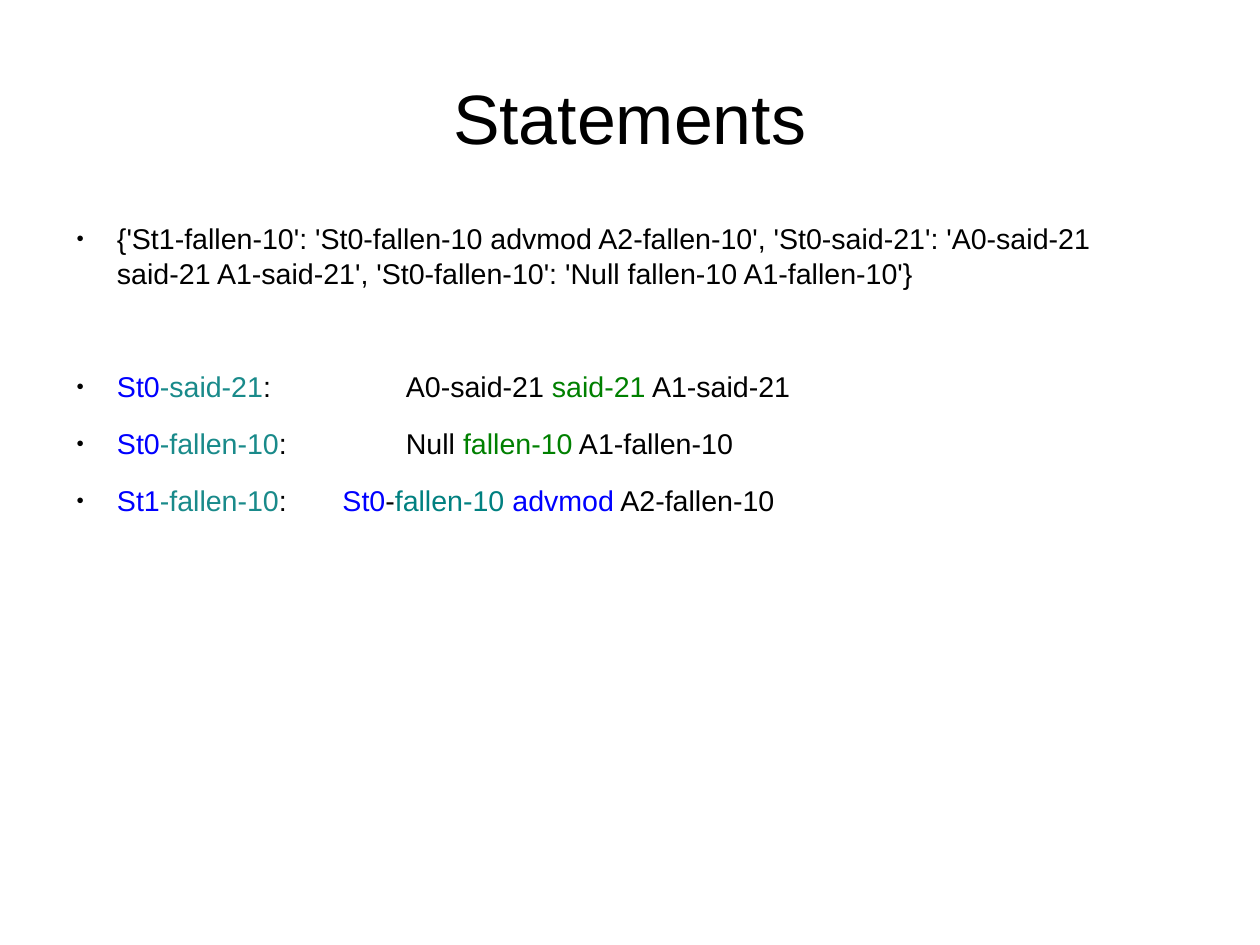
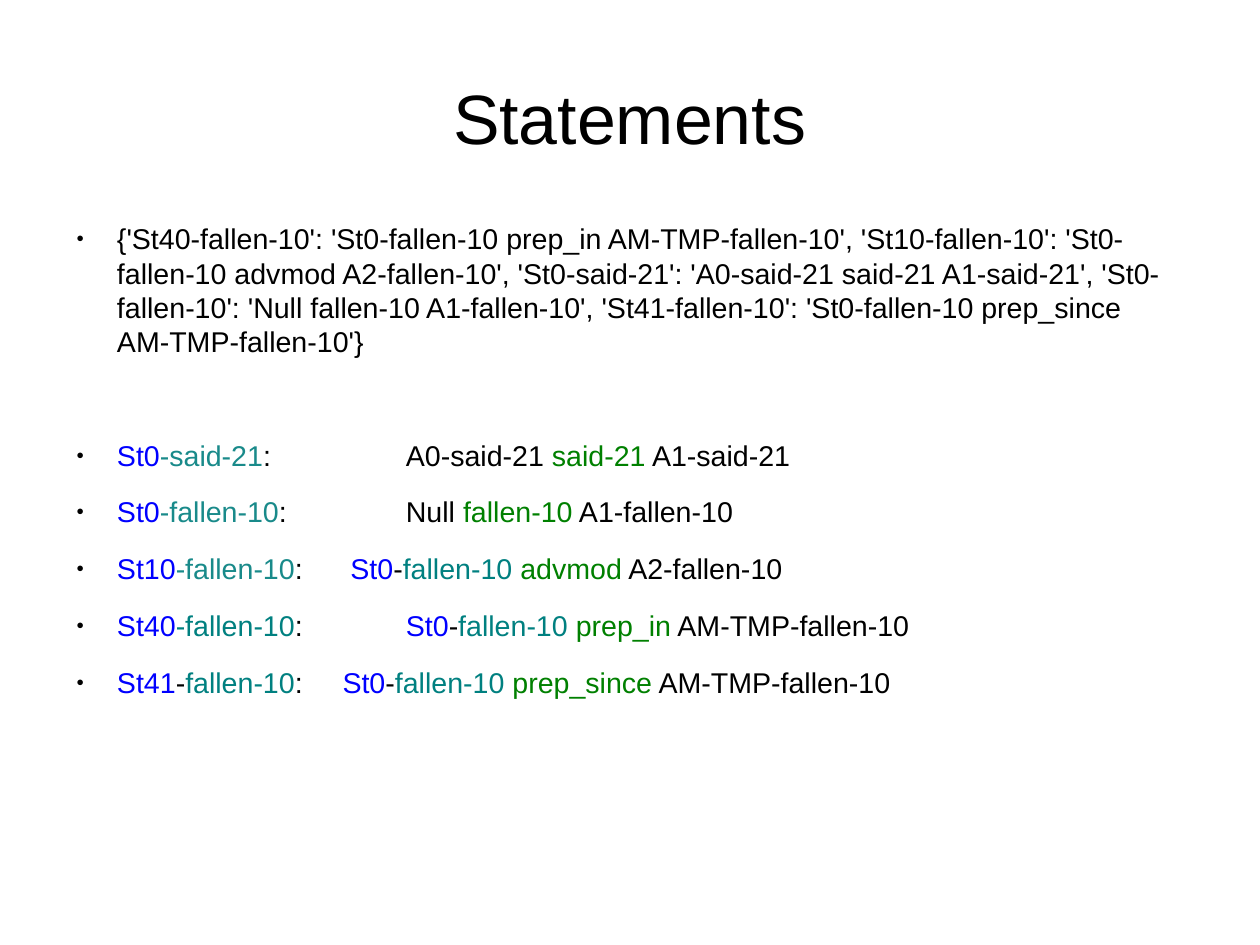
Before and after one commit to adreena/SemanticRoleMiner, a slide deck: slide 35 of testCases/TestCases.odp. Drawn at 1260x945 pixels with LibreOffice and Linux fonts; fonts in the diff are those of the drawing. Boxes give left, top, right and bottom in pixels: in the first picture for what was removed or moved away, otherwise in the second. Text is boxed around its words. In the diff, an @@ line names an element or a change of style, - is before the commit and + after.

Commit message:
AM statements added

```diff
--- a/testCases/TestCases.odp
+++ b/testCases/TestCases.odp
@@ text at box(117, 228, 1159, 358): text changed @@
-● {'St1-fallen-10': 'St0-fallen-10 advmod A2-fallen-10', 'St0-said-21': 'A0-said-21 said-21 A1-said-21', 'St0-fallen-10': 'Null fallen-10 A1-fallen-10'}
+● {'St40-fallen-10': 'St0-fallen-10 prep_in AM-TMP-fallen-10', 'St10-fallen-10': 'St0-fallen-10 advmod A2-fallen-10', 'St0-said-21': 'A0-said-21 said-21 A1-said-21', 'St0-fallen-10': 'Null fallen-10 A1-fallen-10', 'St41-fallen-10': 'St0-fallen-10 prep_since AM-TMP-fallen-10'}
@@ text at box(117, 558, 909, 698): text changed @@
-● St1-fallen-10: St0-fallen-10 advmod A2-fallen-10
+● St10-fallen-10: St0-fallen-10 advmod A2-fallen-10
+● St40-fallen-10: St0-fallen-10 prep_in AM-TMP-fallen-10
+● St41-fallen-10: St0-fallen-10 prep_since AM-TMP-fallen-10
```
Also in this commit, not shown: 1 other slide changed, 7 other files.
